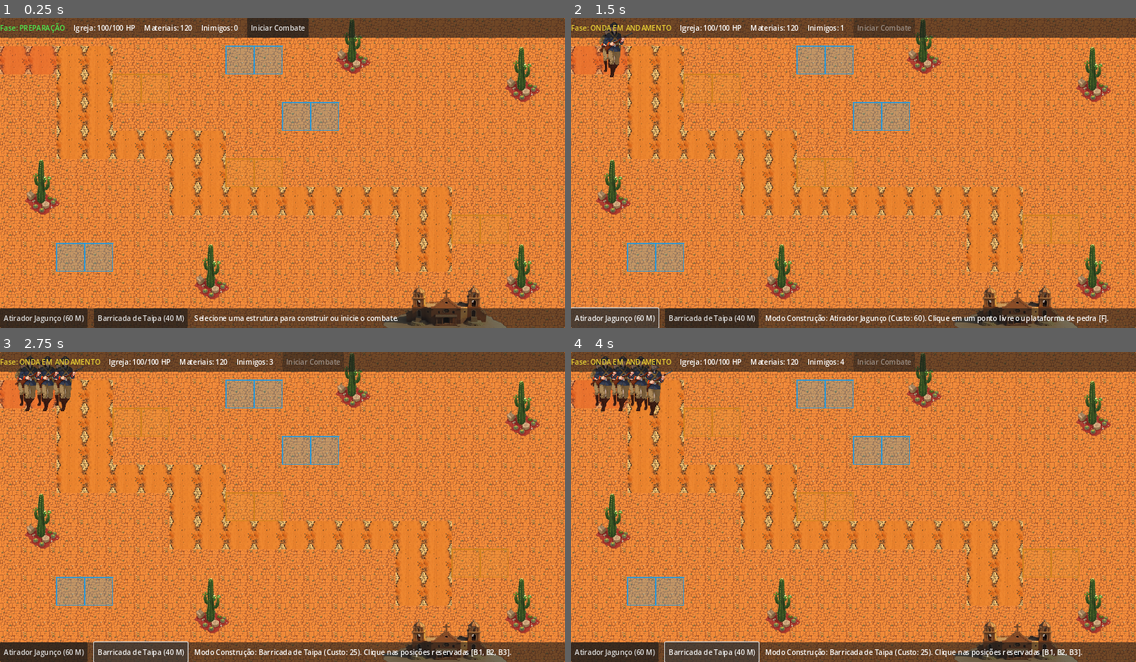
Above: before the commit, frames 1-4 (two rows, left to right).
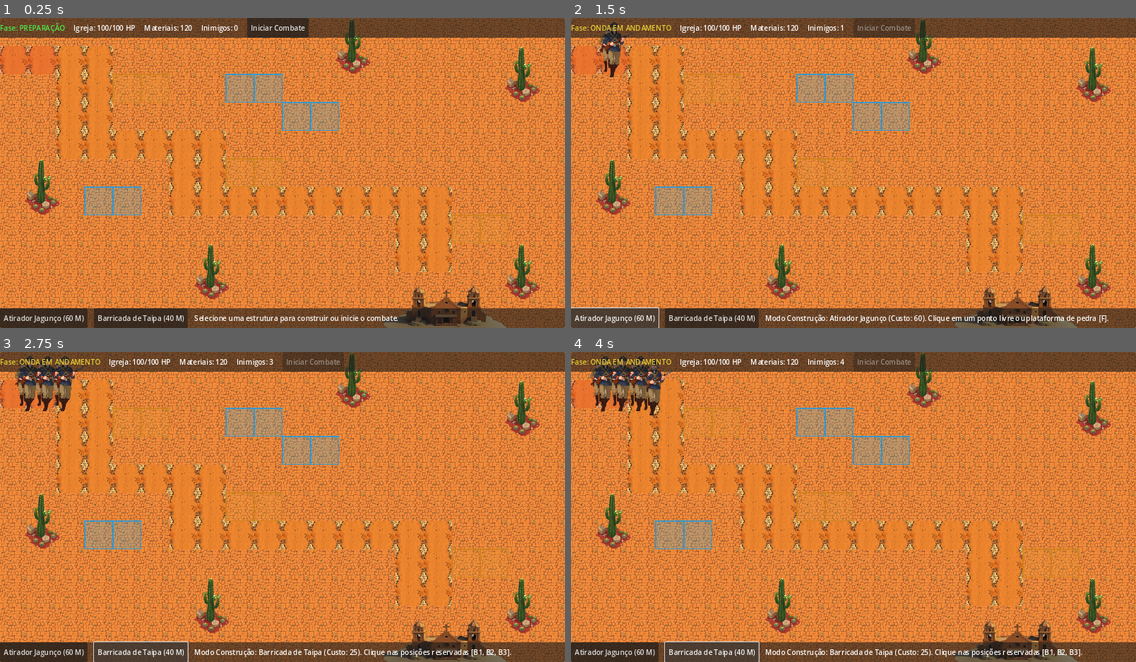
Above: after the commit, the same moments.

Repository: Chneto/CANUDOS-TD
Game: Godot game, scene res://scenes/map/map.tscn
The game is run twice, just before and just after one commit, with the same random seed, the same clock (stepped at 60 frames per second) and the same inputs.
Inputs:
- Up to frame 1 (0.25 s): no input
- Up to frame 2 (1.5 s): click "Iniciar Combate" at 0.5 s; click "Atirador Jagunço (60 M)" at 1.25 s
- Up to frame 3 (2.75 s): click "Barricada de Taipa (40 M)" at 2 s
- Up to frame 4 (4 s): click "Atirador Jagunço (60 M)" at 2.75 s; click "Barricada de Taipa (40 M)" at 3.5 s

The runs differ from the first frame. In frame 1, 3.7% of the frame differs, in the area x 9-51%, y 8-82%; in frame 2, 3.7%; in frame 3, 3.7%; in frame 4, 3.7%.

Commit message:
fix(map): bring fixed sites F1 and F3 within shooter range (T17)
F1 (8,1)-(9,1) sat 231 px and F3 (2,8)-(3,8) sat 256 px from the route,
beyond the 220 px shooter range: a shooter placed there never fired.
F1 moves one row down to (8,2)-(9,2) and F3 to the inside of the first
bend at (3,6)-(4,6). Map spec bumped to v1.2 with the new cells.

Co-Authored-By: Claude Opus 5.5 <noreply@anthropic.com>

Diff:
--- a/resources/maps/canudos_mvp.tres
+++ b/resources/maps/canudos_mvp.tres
@@ -13,7 +13,7 @@
 map_id = &"canudos_mvp"
 grid_size = Vector2i(20, 11)
 cell_size_px = 64
-cell_types = PackedInt32Array(0, 0, 0, 0, 0, 0, 0, 0, 0, 0, 0, 0, 0, 0, 0, 0, 0, 0, 0, 0, 1, 1, 2, 2, 0, 0, 0, 0, 4, 4, 0, 0, 0, 0, 0, 0, 0, 0, 0, 0, 0, 0, 2, 2, 3, 3, 0, 0, 0, 0, 0, 0, 0, 0, 0, 0, 0, 0, 0, 0, 0, 0, 2, 2, 0, 0, 0, 0, 0, 0, 4, 4, 0, 0, 0, 0, 0, 0, 0, 0, 0, 0, 2, 2, 2, 2, 2, 2, 0, 0, 0, 0, 0, 0, 0, 0, 0, 0, 0, 0, 0, 0, 0, 0, 0, 0, 2, 2, 3, 3, 0, 0, 0, 0, 0, 0, 0, 0, 0, 0, 0, 0, 0, 0, 0, 0, 2, 2, 2, 2, 2, 2, 2, 2, 2, 2, 0, 0, 0, 0, 0, 0, 0, 0, 0, 0, 0, 0, 0, 0, 0, 0, 0, 0, 2, 2, 3, 3, 0, 0, 0, 0, 4, 4, 0, 0, 0, 0, 0, 0, 0, 0, 0, 0, 2, 2, 0, …(129 unchanged characters)…
+cell_types = PackedInt32Array(0, 0, 0, 0, 0, 0, 0, 0, 0, 0, 0, 0, 0, 0, 0, 0, 0, 0, 0, 0, 1, 1, 2, 2, 0, 0, 0, 0, 0, 0, 0, 0, 0, 0, 0, 0, 0, 0, 0, 0, 0, 0, 2, 2, 3, 3, 0, 0, 4, 4, 0, 0, 0, 0, 0, 0, 0, 0, 0, 0, 0, 0, 2, 2, 0, 0, 0, 0, 0, 0, 4, 4, 0, 0, 0, 0, 0, 0, 0, 0, 0, 0, 2, 2, 2, 2, 2, 2, 0, 0, 0, 0, 0, 0, 0, 0, 0, 0, 0, 0, 0, 0, 0, 0, 0, 0, 2, 2, 3, 3, 0, 0, 0, 0, 0, 0, 0, 0, 0, 0, 0, 0, 0, 4, 4, 0, 2, 2, 2, 2, 2, 2, 2, 2, 2, 2, 0, 0, 0, 0, 0, 0, 0, 0, 0, 0, 0, 0, 0, 0, 0, 0, 0, 0, 2, 2, 3, 3, 0, 0, 0, 0, 0, 0, 0, 0, 0, 0, 0, 0, 0, 0, 0, 0, 2, 2, 0, …(129 unchanged characters)…
 spawn_positions = PackedVector2Array(64, 96)
 path_points = PackedVector2Array(64, 96, 192, 96, 192, 288, 448, 288, 448, 416, 960, 416, 960, 608)
 objective_cells = Array[Vector2i]([Vector2i(14, 9), Vector2i(15, 9), Vector2i(16, 9), Vector2i(17, 9), Vector2i(14, 10), Vector2i(15, 10), Vector2i(16, 10), Vector2i(17, 10)])
--- a/resources/sites/site_f1.tres
+++ b/resources/sites/site_f1.tres
@@ -6,5 +6,5 @@
 script = ExtResource("1_script")
 site_id = &"site_f1"
 site_type = 0
-cells = Array[Vector2i]([Vector2i(8, 1), Vector2i(9, 1)])
+cells = Array[Vector2i]([Vector2i(8, 2), Vector2i(9, 2)])
 attack_stop_point = Vector2(0, 0)
--- a/resources/sites/site_f3.tres
+++ b/resources/sites/site_f3.tres
@@ -6,5 +6,5 @@
 script = ExtResource("1_script")
 site_id = &"site_f3"
 site_type = 0
-cells = Array[Vector2i]([Vector2i(2, 8), Vector2i(3, 8)])
+cells = Array[Vector2i]([Vector2i(3, 6), Vector2i(4, 6)])
 attack_stop_point = Vector2(0, 0)
Not shown, changed: docs/specs/map-mvp-specification.md
